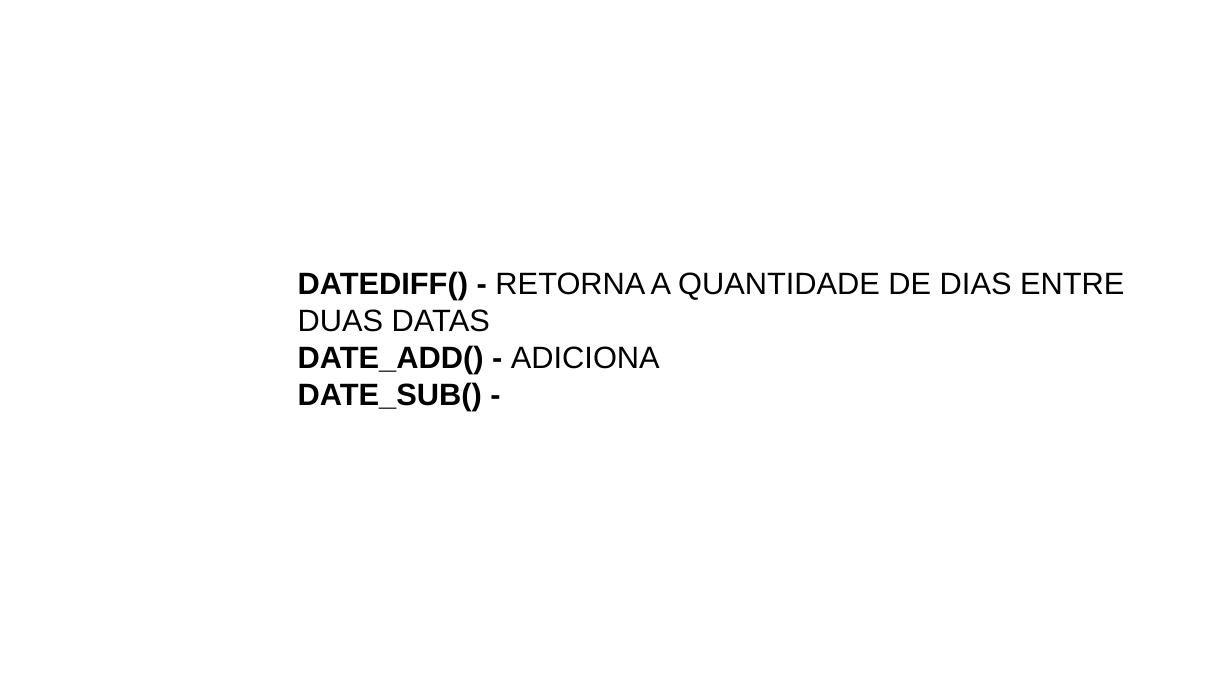
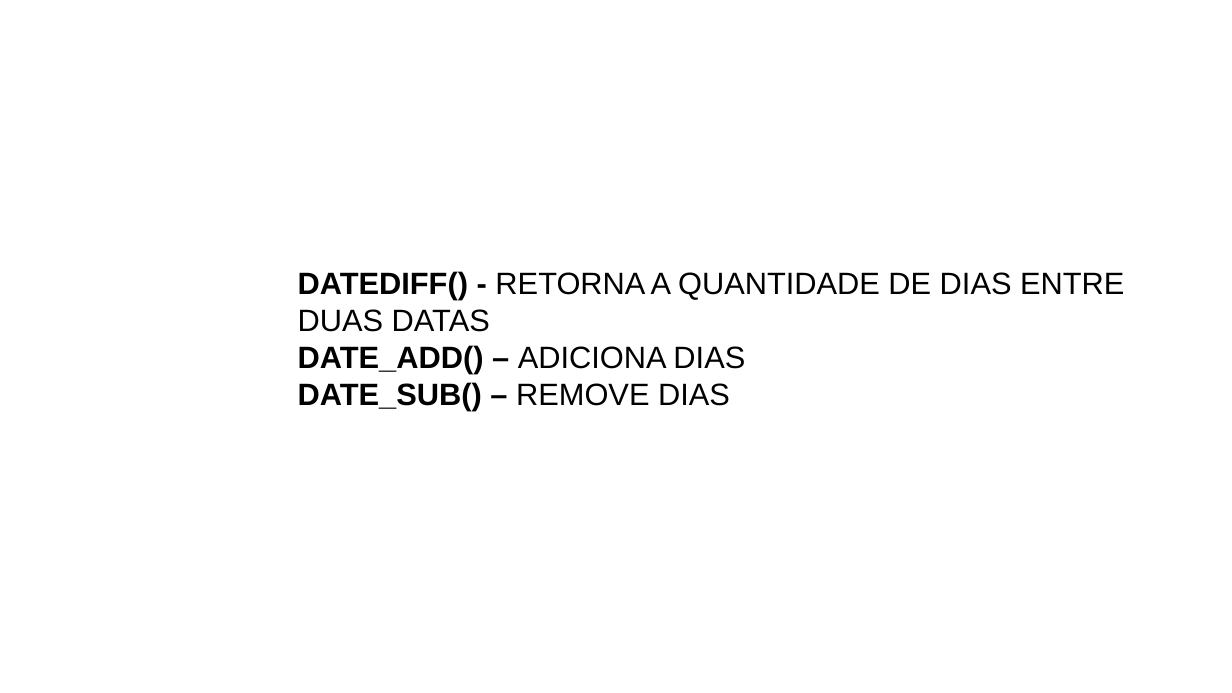
Before and after one commit to ViniciusR888/Atividade, a slide deck: slide 9 of DBAJoin/calculos e funcoes.pptx. Drawn at 1232x693 pixels with LibreOffice and Linux fonts; fonts in the diff are those of the drawing; background and template pictures are left out. Boxes give left, top, right and bottom in pixels: in the first picture for what was removed or moved away, otherwise in the second. Text is boxed around its words. In the diff, an @@ line names an element or a change of style, - is before the commit and + after.

Commit message:
Adicao de PowerPoint Funcoes

```diff
--- a/DBAJoin/calculos e funcoes.pptx
+++ b/DBAJoin/calculos e funcoes.pptx
@@ text at (x1=298, y1=345, x2=745, y2=411): text changed @@
-DATE_ADD() - ADICIONA
-DATE_SUB() -
+DATE_ADD() – ADICIONA DIAS
+DATE_SUB() – REMOVE DIAS
```
